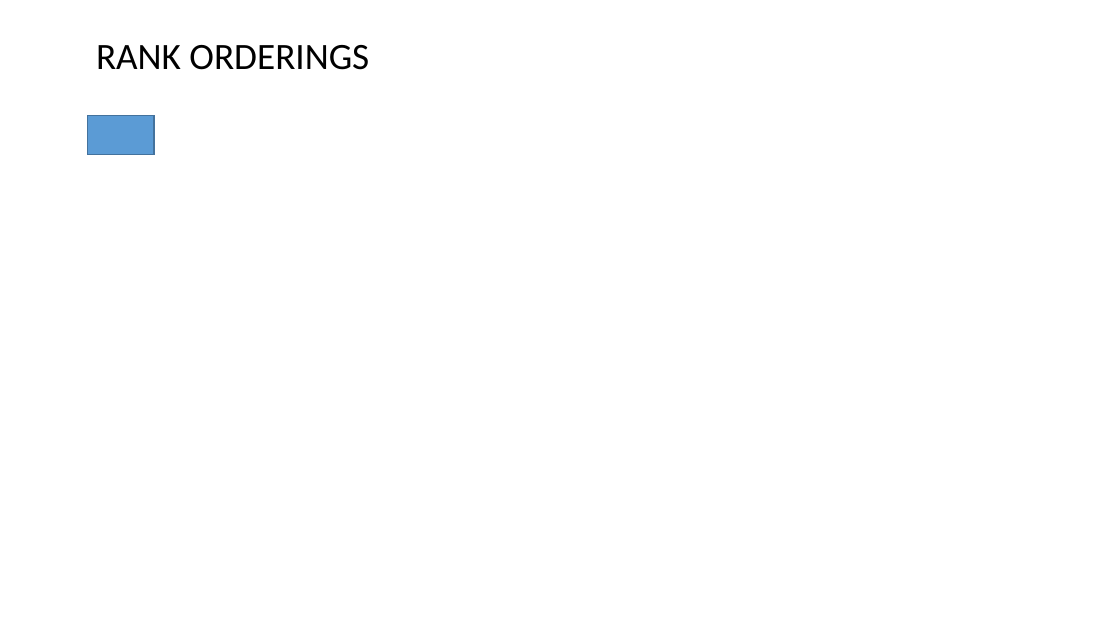
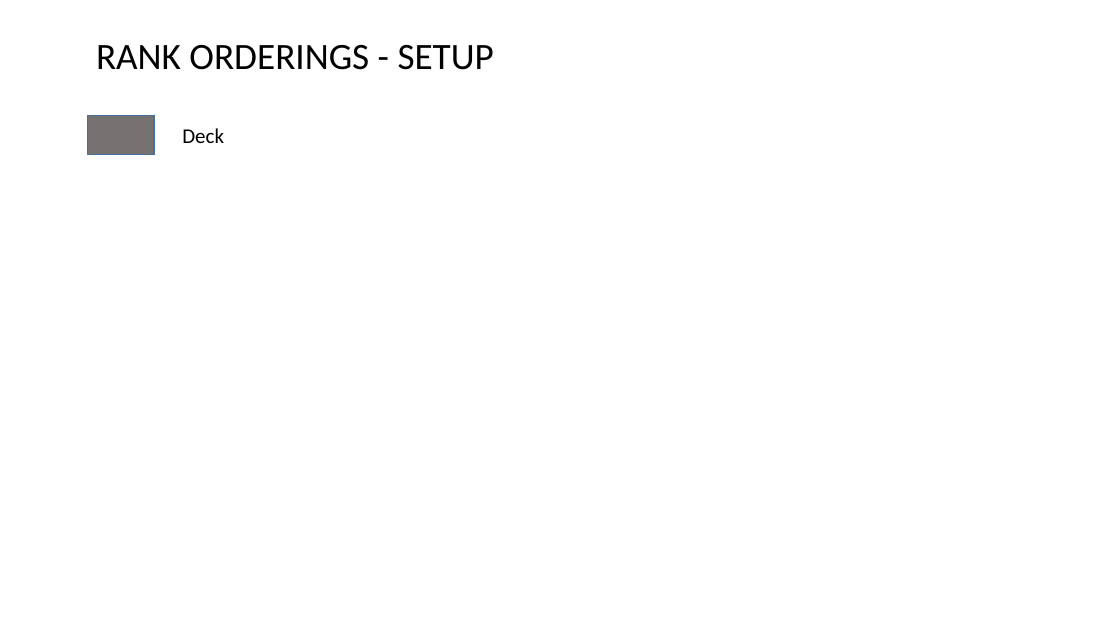
Before and after one commit to Falmouth-Games-Academy/ba-course-materials, a slide deck: slide 8 of GAM240/03/19-20-GAM240-Lecture-Planning.pptx. Drawn at 1120x630 pixels with LibreOffice and Linux fonts; fonts in the diff are those of the drawing; background and template pictures are left out. Boxes give left, top, right and bottom in pixels: in the first picture for what was removed or moved away, otherwise in the second. Text is boxed around its words. In the diff, an @@ line names an element or a change of style, - is before the commit and + after.

```diff
--- a/GAM240/03/19-20-GAM240-Lecture-Planning.pptx
+++ b/GAM240/03/19-20-GAM240-Lecture-Planning.pptx
@@ text at (96,45,494,70): text changed @@
-RANK ORDERINGS
+RANK ORDERINGS - SETUP
@@ rectangle at (87,116,154,155): fill #5B9BD5 to #767171 @@
@@ text added at (182,128,224,143), 18 pt, text #000000 @@
+Deck
```
Also in this commit, not shown: 1 other slide changed, 6 slides added.
